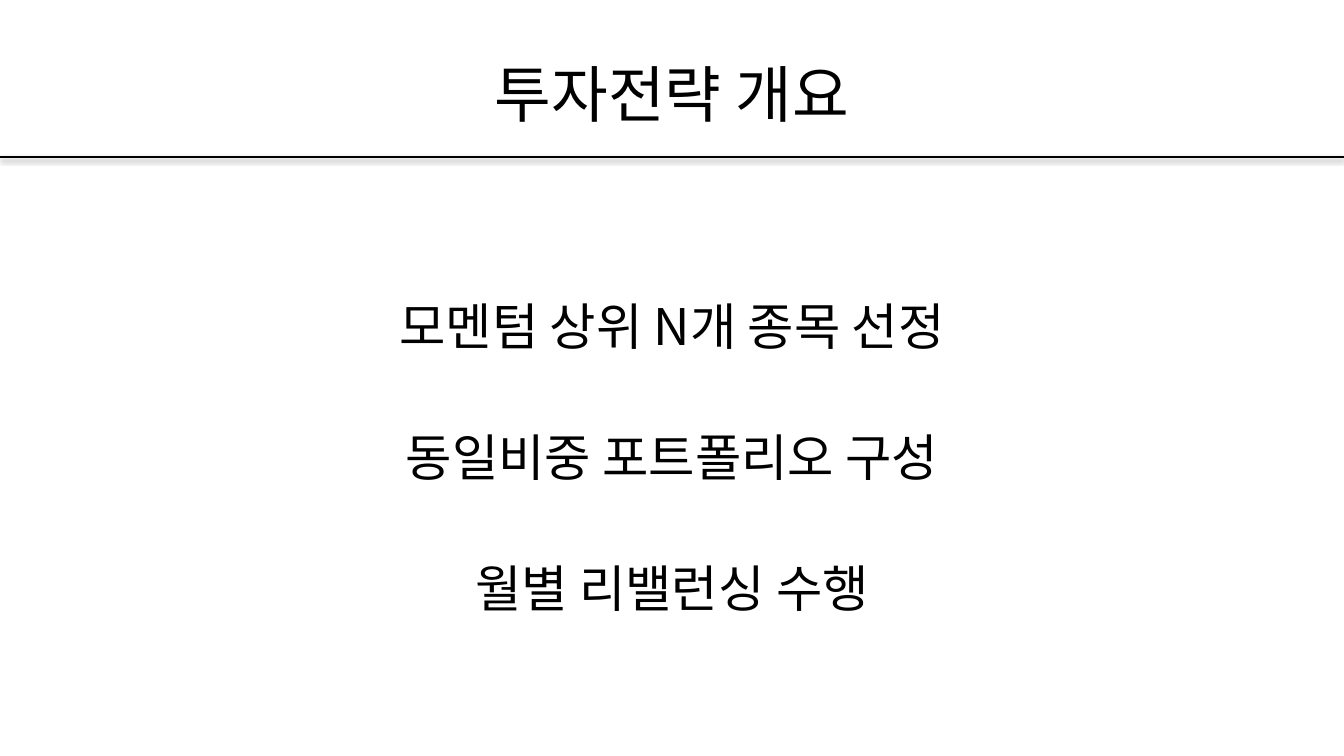
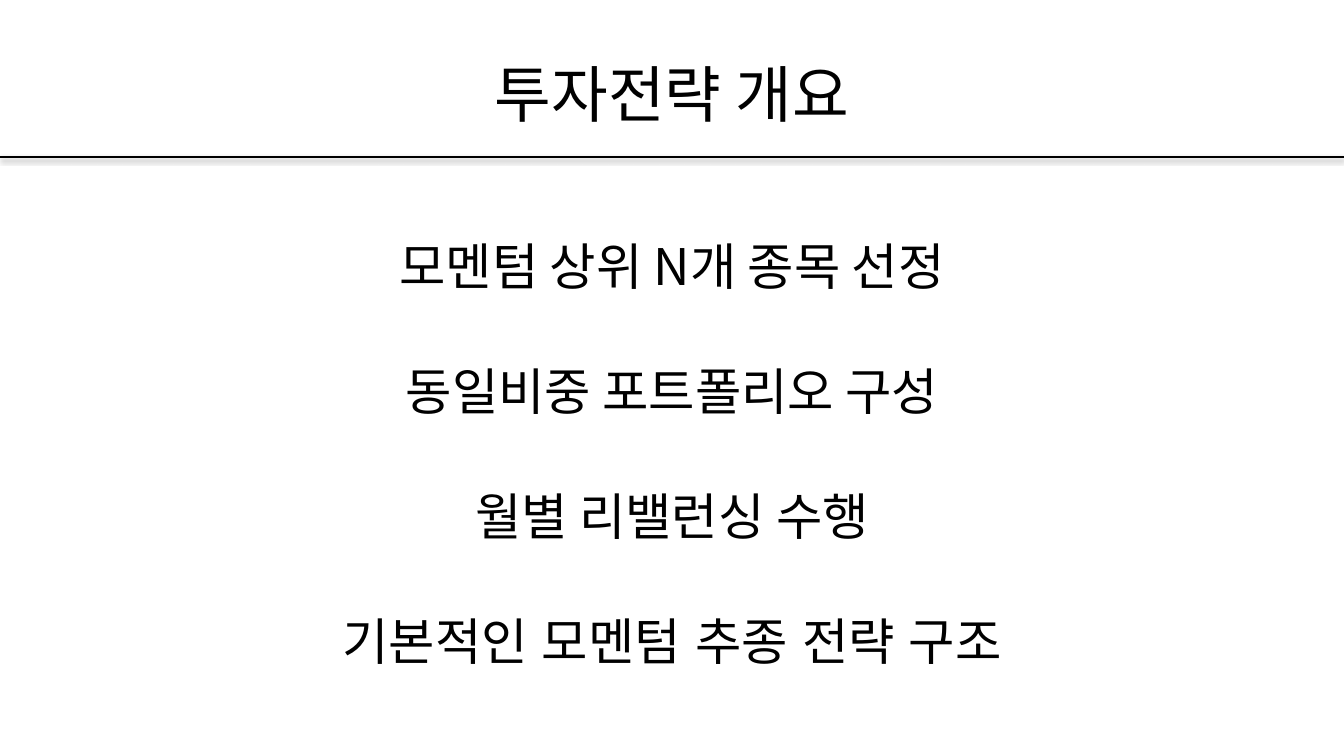
Before and after one commit to pdhman/KDT-AI-, a slide deck: slide 7 of 알파카_쿨다운_모멘텀_전략_발표초안.pptx (slide 6 before the commit). Drawn at 1344x756 pixels with LibreOffice and Linux fonts; fonts in the diff are those of the drawing. Boxes give left, top, right and bottom in pixels: in the first picture for what was removed or moved away, otherwise in the second. Text is boxed around its words. In the diff, an @@ line names an element or a change of style, - is before the commit and + after.

```diff
--- a/알파카_쿨다운_모멘텀_전략_발표초안.pptx
+++ b/알파카_쿨다운_모멘텀_전략_발표초안.pptx
@@ text at (399, 243, 945, 539): line spacing 2 to 1.9 @@
@@ text at (342, 618, 1002, 664): paragraph added @@
+기본적인 모멘텀 추종 전략 구조
```
Also in this commit, not shown: 7 other slides changed, 6 slides added, 2 other files.
